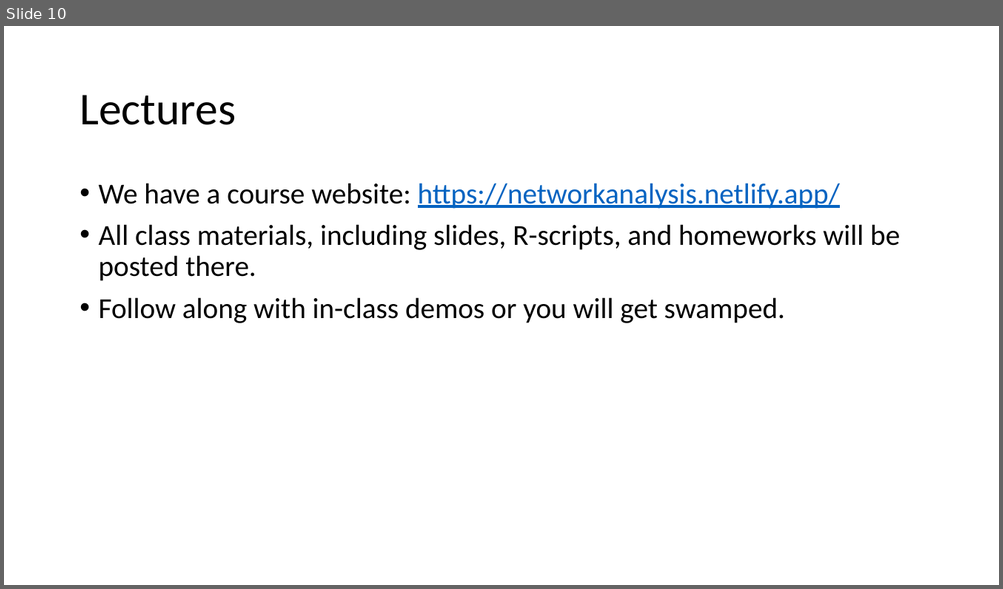
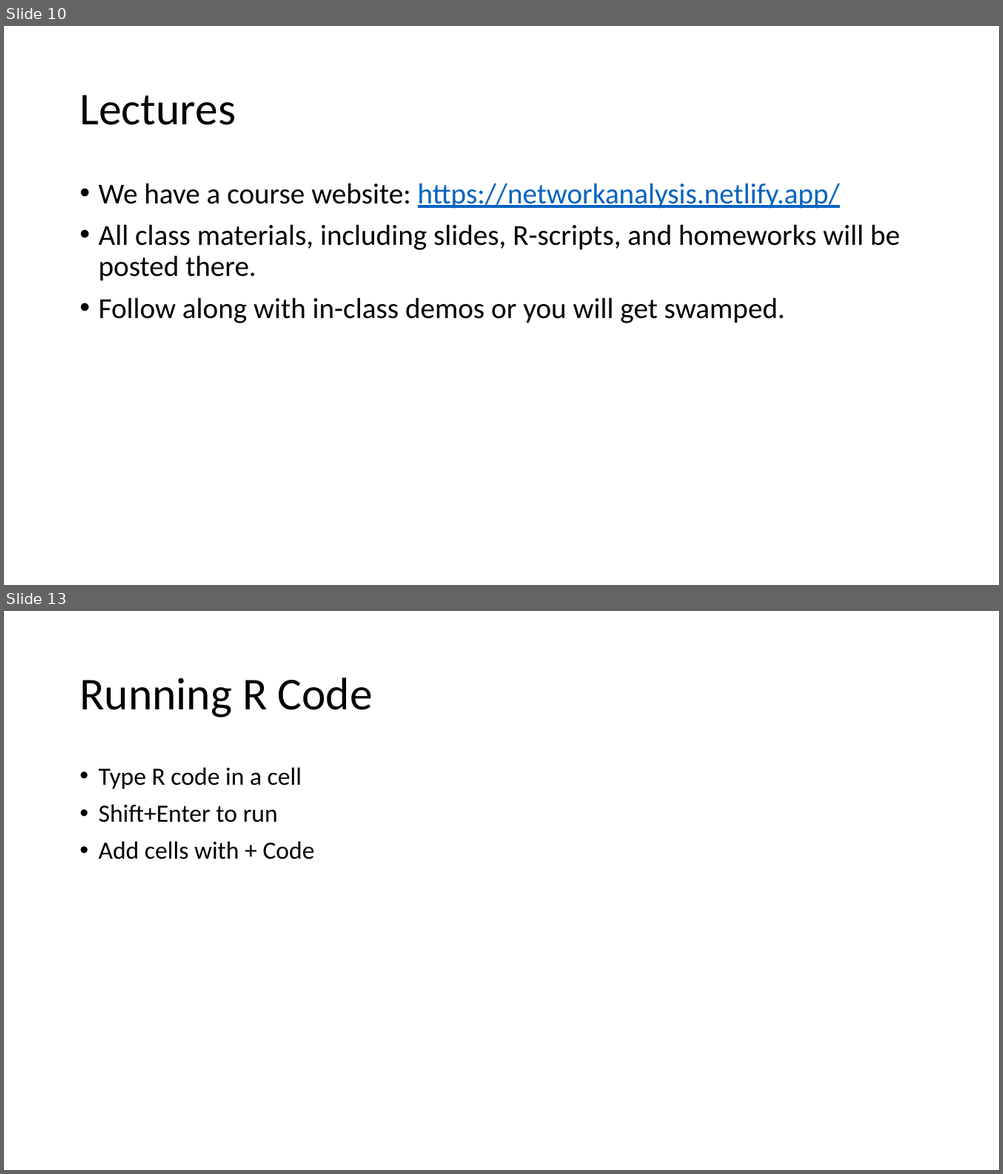
Before and after one commit to ochyzh/NetworkAnalysis, a slide deck: public/materials/Slides/Welcome.pptx. Shown one above the other, each under a label of ours: slide 10 before the commit, slides 10 and 13 after it; the slides between them are not shown. The pictures are 1003x589 and 1003x1174 pixels, drawn with LibreOffice and Linux fonts; fonts in the diff are those of the drawing. Boxes give left, top, right and bottom in pixels: in the first picture for what was removed or moved away, otherwise in the second. Text is boxed around its words. In the diff, an @@ line names an element or a change of style, - is before the commit and + after.

```diff
--- a/public/materials/Slides/Welcome.pptx
+++ b/public/materials/Slides/Welcome.pptx
@@ slide 13 added at <box>4,611,999,1170</box>, background #FFFFFF @@
@@ title added at <box>79,678,373,718</box>, 44 pt, text #000000 @@
+Running R Code
@@ text added at <box>99,767,315,860</box>, 24 pt, text #000000 @@
+• Type R code in a cell
+• Shift+Enter to run
+• Add cells with + Code
```
Also in this commit, not shown: 2 slides changed, 4 other slides added, 2 other files.
